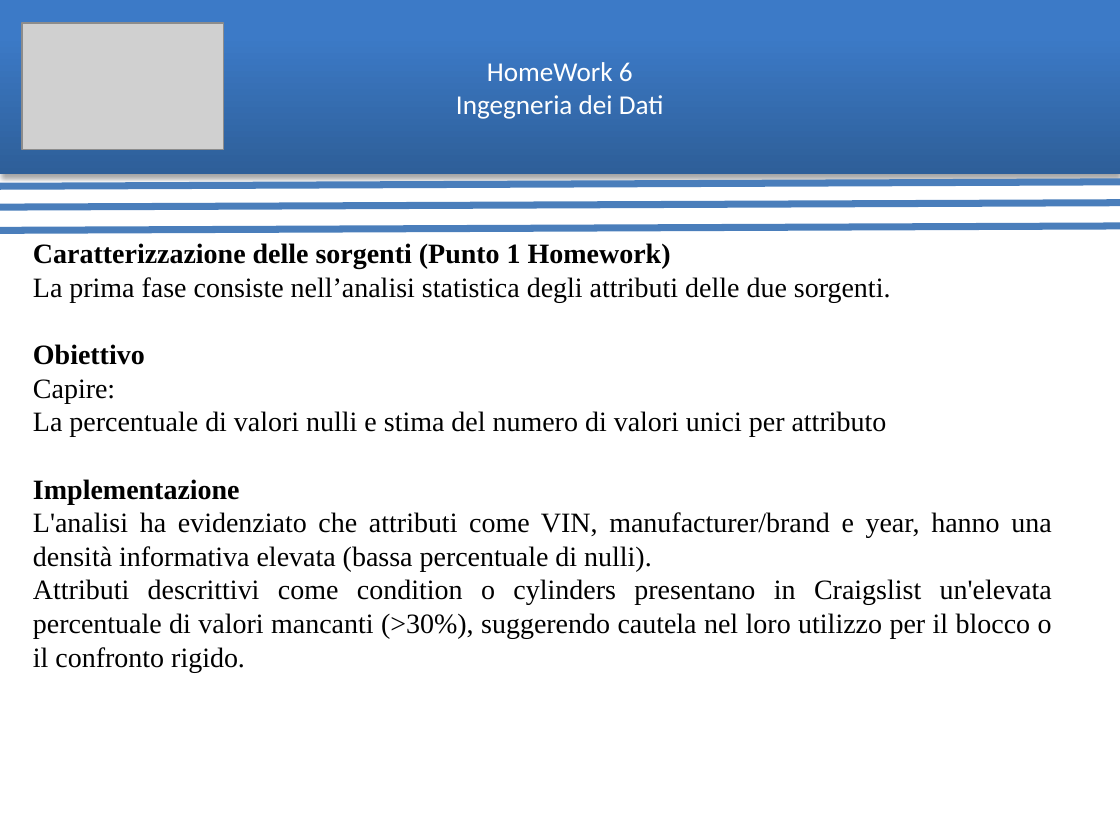
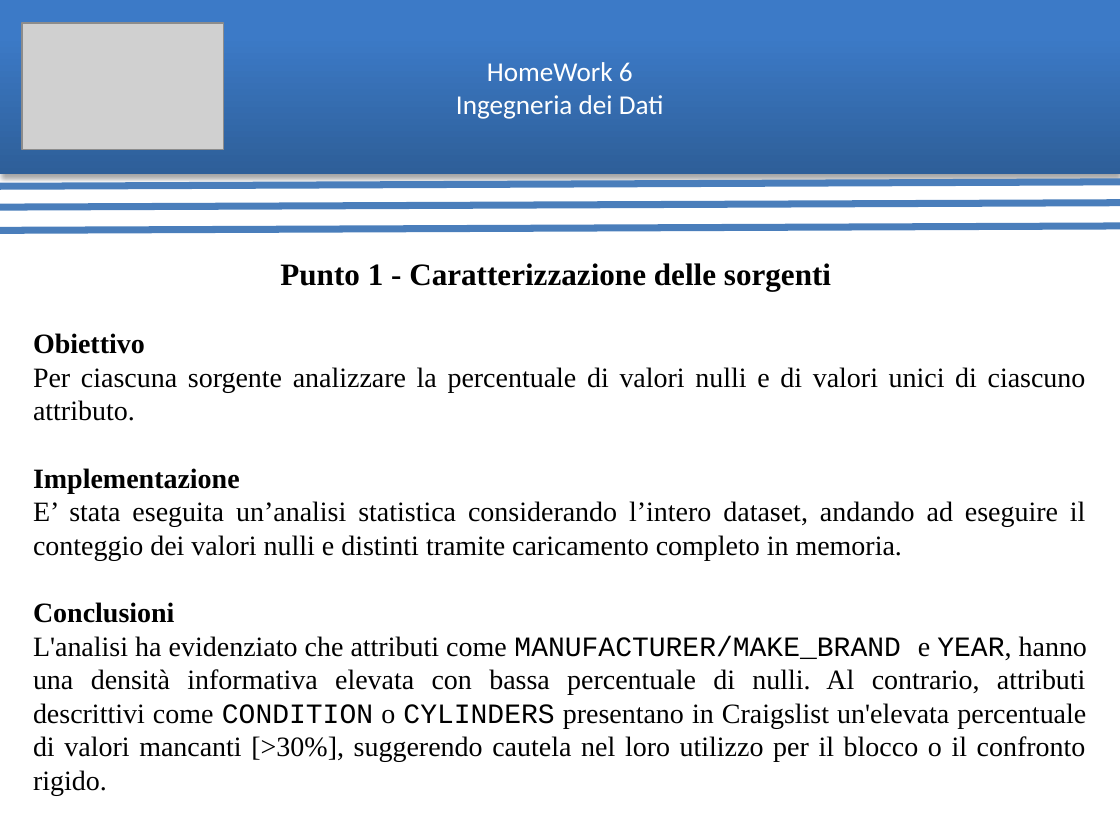
Before and after one commit to ArthexTheKing/Ingegneria-dei-Dati, a slide deck: slide 3 of Homework 6/pdf/Presentazione HomeWork 6.pptx. Drawn at 1120x840 pixels with LibreOffice and Linux fonts; fonts in the diff are those of the drawing; grey boxes stand for pictures. Boxes give left, top, right and bottom in pixels: in the first picture for what was removed or moved away, otherwise in the second. Text is boxed around its words. In the diff, an @@ line names an element or a change of style, - is before the commit and + after.

```diff
--- a/Homework 6/pdf/Presentazione HomeWork 6.pptx
+++ b/Homework 6/pdf/Presentazione HomeWork 6.pptx
@@ text "Punto 1 - Caratterizzazione delle ...": place and size @@
-text "Punto 1 - Caratterizzazione delle ..." at <box>33,243,1052,672</box>
+text "Punto 1 - Caratterizzazione delle ..." at <box>33,263,1087,795</box>
@@ text at <box>280,263,831,291</box>: text changed; size 18 to 20 pt; bold on @@
-Caratterizzazione delle sorgenti (Punto 1 Homework)
-La prima fase consiste nell’analisi statistica degli attributi delle due sorgenti.
+Punto 1 - Caratterizzazione delle sorgenti
@@ text at <box>33,367,1086,421</box>: text changed @@
-Capire:
-La percentuale di valori nulli e stima del numero di valori unici per attributo
+Per ciascuna sorgente analizzare la percentuale di valori nulli e di valori unici di ciascuno attributo.
@@ text at <box>33,501,1087,795</box>: text changed @@
-L'analisi ha evidenziato che attributi come VIN, manufacturer/brand e year, hanno una densità informativa elevata (bassa percentuale di nulli).
-Attributi descrittivi come condition o cylinders presentano in Craigslist un'elevata percentuale di valori mancanti (>30%), suggerendo cautela nel loro utilizzo per il blocco o il confronto rigido.
+E’ stata eseguita un’analisi statistica considerando l’intero dataset, andando ad eseguire il conteggio dei valori nulli e distinti tramite caricamento completo in memoria.
+Conclusioni
+L'analisi ha evidenziato che attributi come MANUFACTURER/MAKE_BRAND e YEAR, hanno una densità informativa elevata con bassa percentuale di nulli. Al contrario, attributi descrittivi come CONDITION o CYLINDERS presentano in Craigslist un'elevata percentuale di valori mancanti [>30%], suggerendo cautela nel loro utilizzo per il blocco o il confronto rigido.
```
Also in this commit, not shown: 9 other slides changed, 4 slides added, 3 slides removed, 1 other file.
